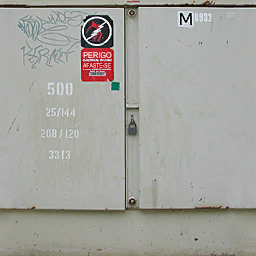
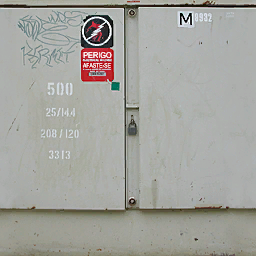
Layer changes from the first w=256, h=256 image to the second:
added layer "PERIGO cópia" in group "energia" over (83, 52, 112, 58)
added layer "afaste-se cópia" in group "energia" over (83, 63, 111, 68)
